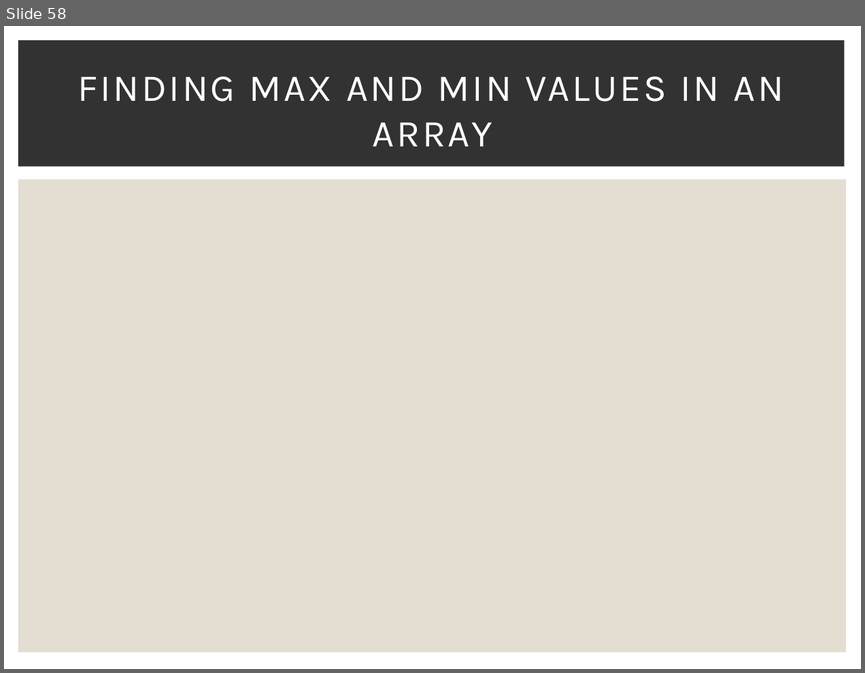
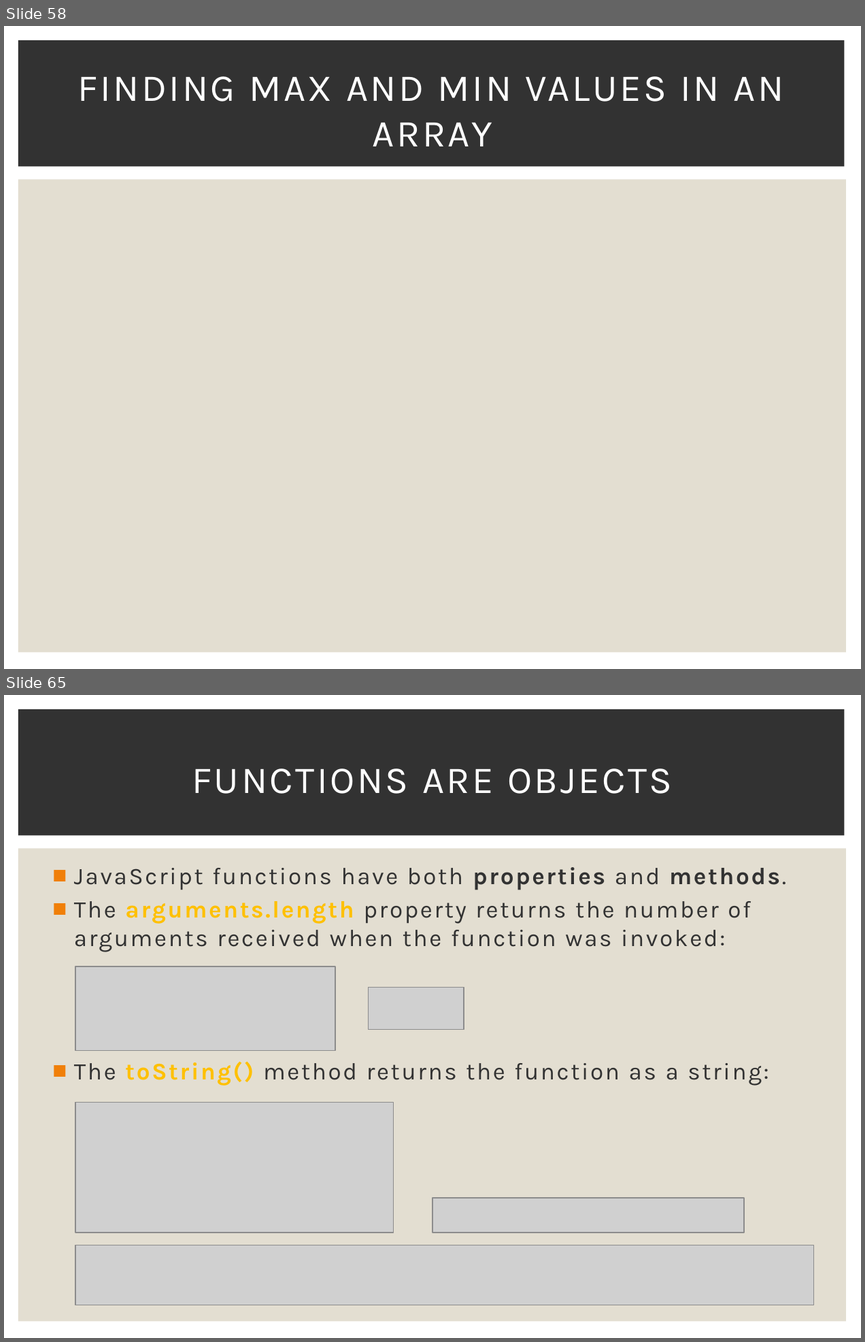
Before and after one commit to Karamihova/Fundamentals-JS, a slide deck: Programming Prep.pptx. Shown one above the other, each under a label of ours: slide 58 before the commit, slides 58 and 65 after it; the slides between them are not shown. The pictures are 865x673 and 865x1342 pixels, drawn with LibreOffice and Linux fonts; fonts in the diff are those of the drawing; grey boxes stand for pictures. Boxes give left, top, right and bottom in pixels: in the first picture for what was removed or moved away, otherwise in the second. Text is boxed around its words. In the diff, an @@ line names an element or a change of style, - is before the commit and + after.

Commit message:
Exercise Functions

```diff
--- a/Programming Prep.pptx
+++ b/Programming Prep.pptx
@@ slide 65 added at (4,695,861,1338), background #FFFFFF; not listed: 2 template elements that a slide beside it also shows @@
@@ title added at (192,768,672,794), 32 pt, text #FFFFFF @@
+FUNCTIONS ARE OBJECTS
@@ text added at (74,867,786,1085), 20 pt, text #323232 @@
+■ JavaScript functions have both properties and methods.
+■ The arguments.length property returns the number of arguments received when the function was invoked:
+■ The toString() method returns the function as a string:
@@ picture added at (75,966,334,1051) @@
@@ picture added at (368,987,463,1029) @@
@@ picture added at (75,1102,393,1232) @@
@@ picture added at (432,1197,745,1232) @@
@@ picture added at (75,1245,813,1305) @@
```
Also in this commit, not shown: 28 other slides added, 7 other files.
